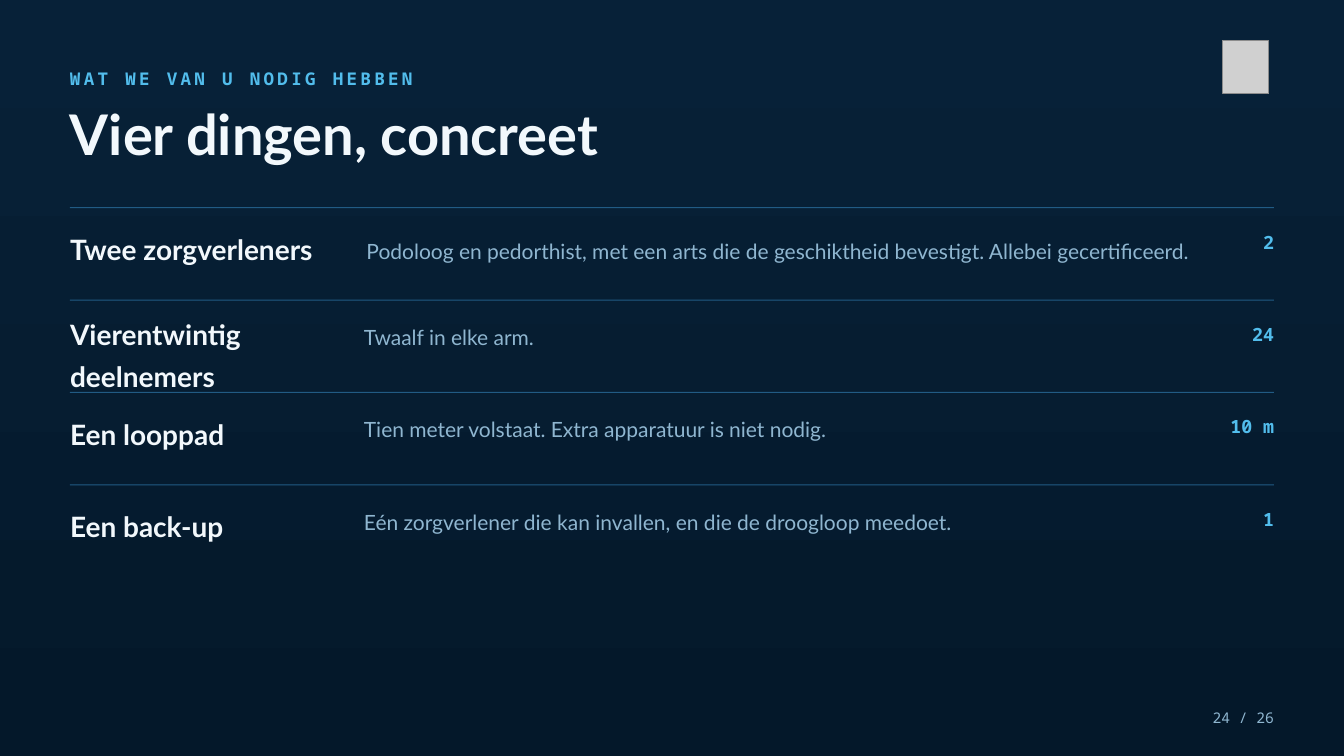
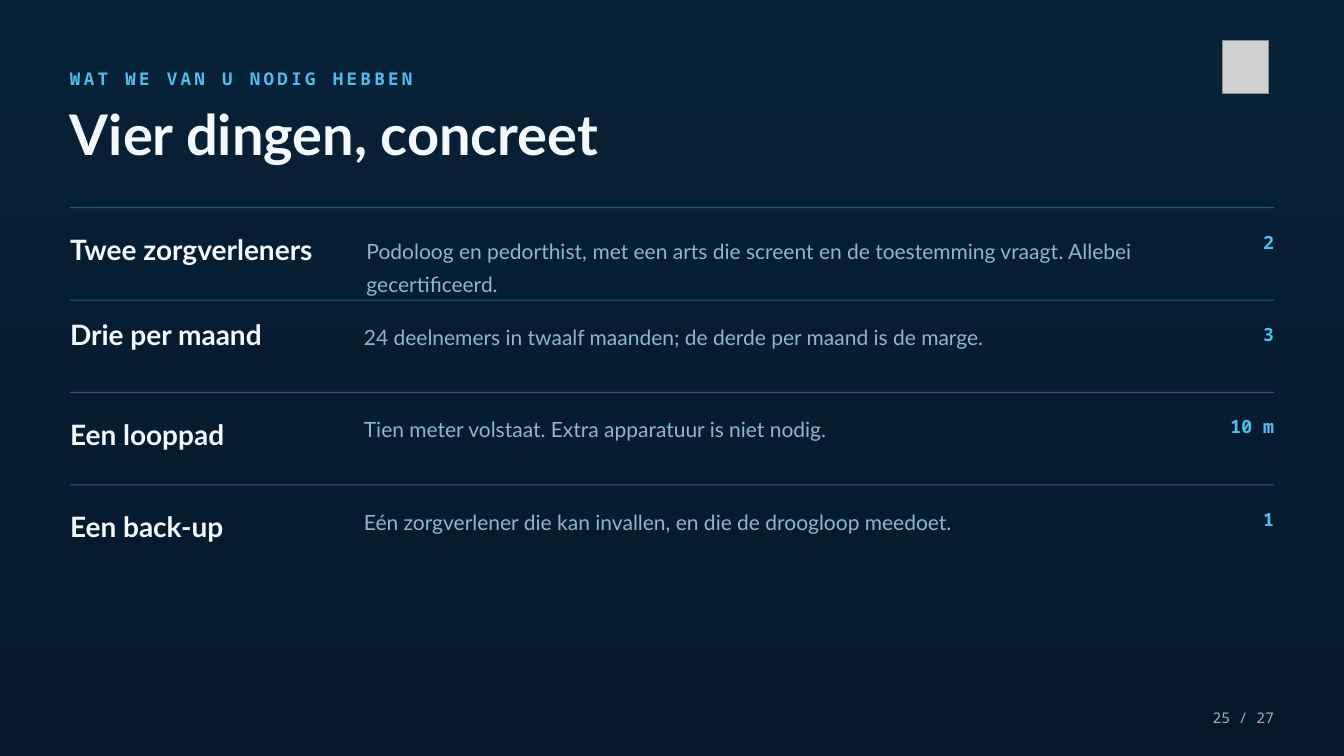
Before and after one commit to Dellfs/paradise-project, a slide deck: slide 25 of PARADISE_presentatie/PARADISE_az_groeninge.pptx (slide 24 before the commit). Drawn at 1344x756 pixels with LibreOffice and Linux fonts; fonts in the diff are those of the drawing; grey boxes stand for pictures. Boxes give left, top, right and bottom in pixels: in the first picture for what was removed or moved away, otherwise in the second. Text is boxed around its words. In the diff, an @@ line names an element or a change of style, - is before the commit and + after.

```diff
--- a/PARADISE_presentatie/PARADISE_az_groeninge.pptx
+++ b/PARADISE_presentatie/PARADISE_az_groeninge.pptx
@@ text at (366, 243, 1131, 296): text changed @@
-Podoloog en pedorthist, met een arts die de geschiktheid bevestigt. Allebei gecertificeerd.
+Podoloog en pedorthist, met een arts die screent en de toestemming vraagt. Allebei gecertificeerd.
@@ text at (70, 324, 262, 350): text changed @@
-Vierentwintig deelnemers
+Drie per maand
@@ text at (364, 329, 983, 349): text changed @@
-Twaalf in elke arm.
+24 deelnemers in twaalf maanden; de derde per maand is de marge.
@@ text at (1263, 328, 1274, 341): text changed @@
-24
+3
@@ text at (1213, 712, 1274, 723): text changed @@
-24 / 26
+25 / 27
```
Also in this commit, not shown: 21 other slides changed, 2 slides added, 1 slide removed, 1 other file.
